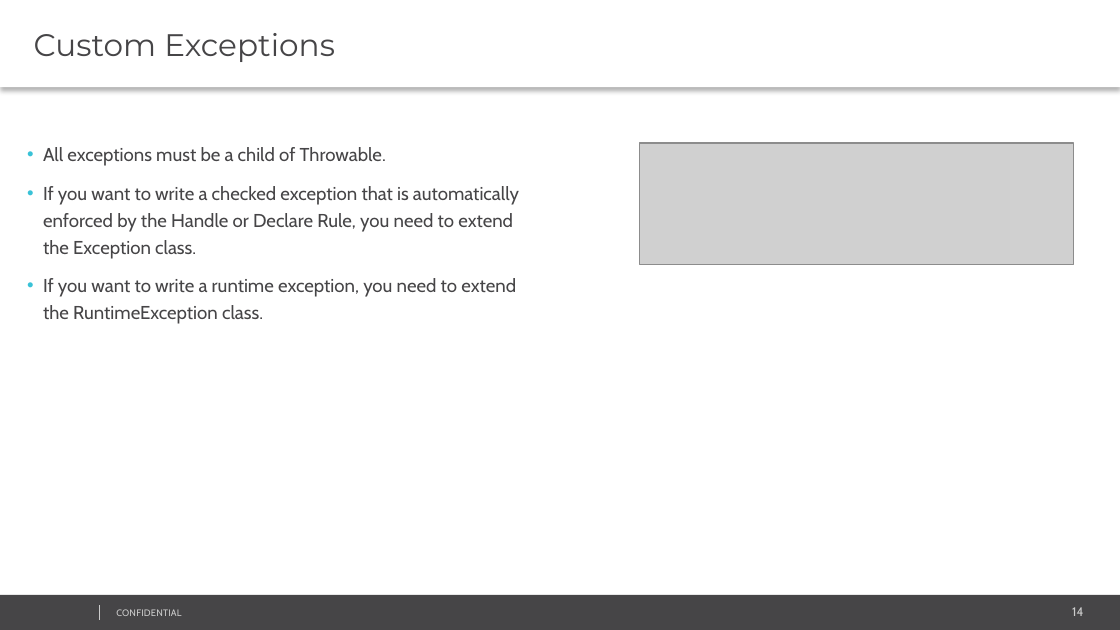
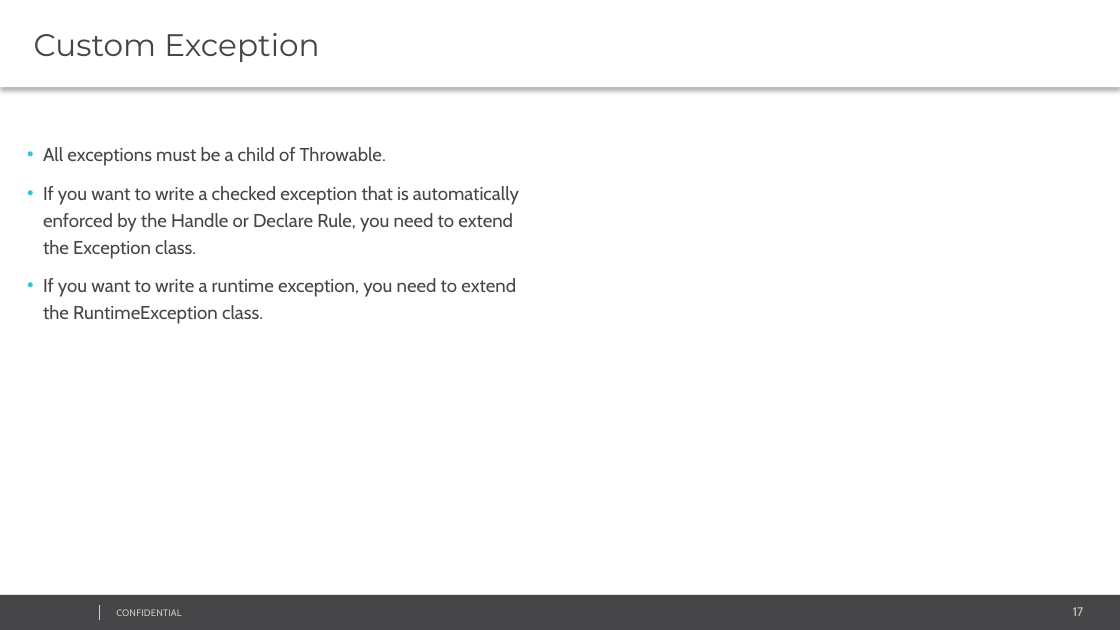
Before and after one commit to svasanth/exceptions, a slide deck: slide 17 of Java Exception Handling.pptx (slide 14 before the commit). Drawn at 1120x630 pixels with LibreOffice and Linux fonts; fonts in the diff are those of the drawing; grey boxes stand for pictures; background and template pictures are left out. Boxes give left, top, right and bottom in pixels: in the first picture for what was removed or moved away, otherwise in the second. Text is boxed around its words. In the diff, an @@ line names an element or a change of style, - is before the commit and + after.

```diff
--- a/Java Exception Handling.pptx
+++ b/Java Exception Handling.pptx
@@ text at <box>34,33,319,62</box>: text changed @@
-Custom Exceptions
+Custom Exception
@@ picture removed at <box>640,143,1074,264</box> @@
@@ page number at <box>1073,607,1084,616</box>: text changed @@
-14
+17
```
Also in this commit, not shown: 7 other slides changed, 12 slides added, 14 other files.
